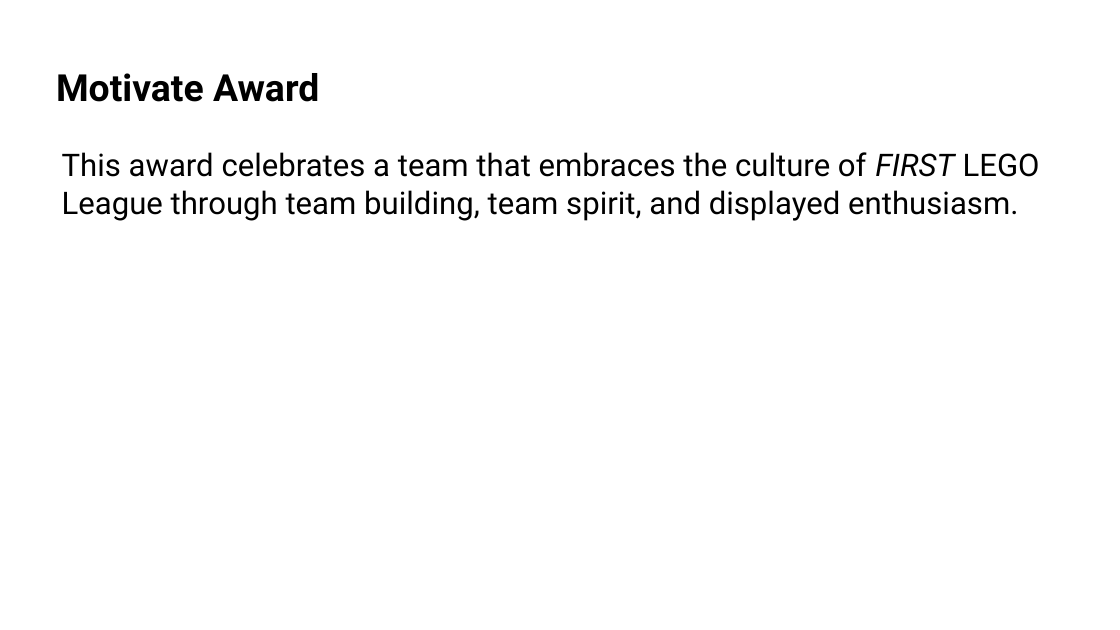
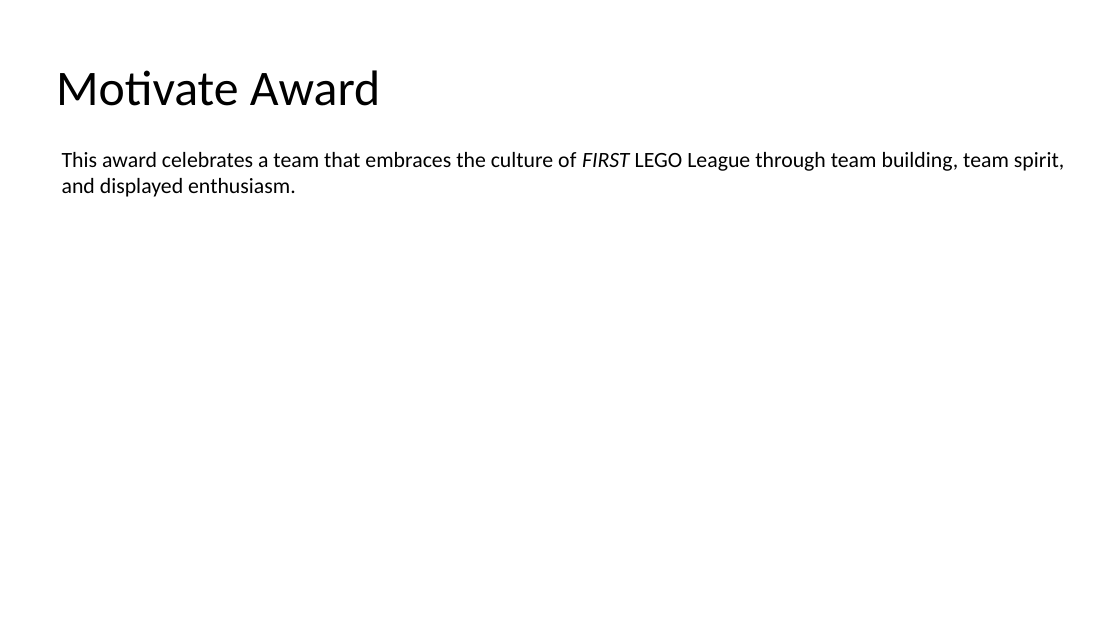
Before and after one commit to bpmerkel/FLLSlides, a slide deck: slide 23 of Api/Templates/Awards Ceremony - Full.pptx. Drawn at 1120x630 pixels with LibreOffice and Linux fonts; fonts in the diff are those of the drawing; background and template pictures are left out. Boxes give left, top, right and bottom in pixels: in the first picture for what was removed or moved away, otherwise in the second. Text is boxed around its words. In the diff, an @@ line names an element or a change of style, - is before the commit and + after.

Commit message:
Update PowerPoint files for Awards Ceremony
Modified binary content in "Awards Ceremony - Full.pptx" and "Awards Ceremony - Short.pptx". No specific text or code changes were detailed in the diff output.

```diff
--- a/Api/Templates/Awards Ceremony - Full.pptx
+++ b/Api/Templates/Awards Ceremony - Full.pptx
@@ title "Motivate Award" at <box>56,70,380,106</box>: size 24 to 32 pt, font Roboto to Calibri, bold off @@
@@ text "This award celebrates a team ..." at <box>62,152,1064,197</box>: size 20 to 14 pt, font Roboto to Calibri @@
```
Also in this commit, not shown: 41 other slides changed, 1 other file.
